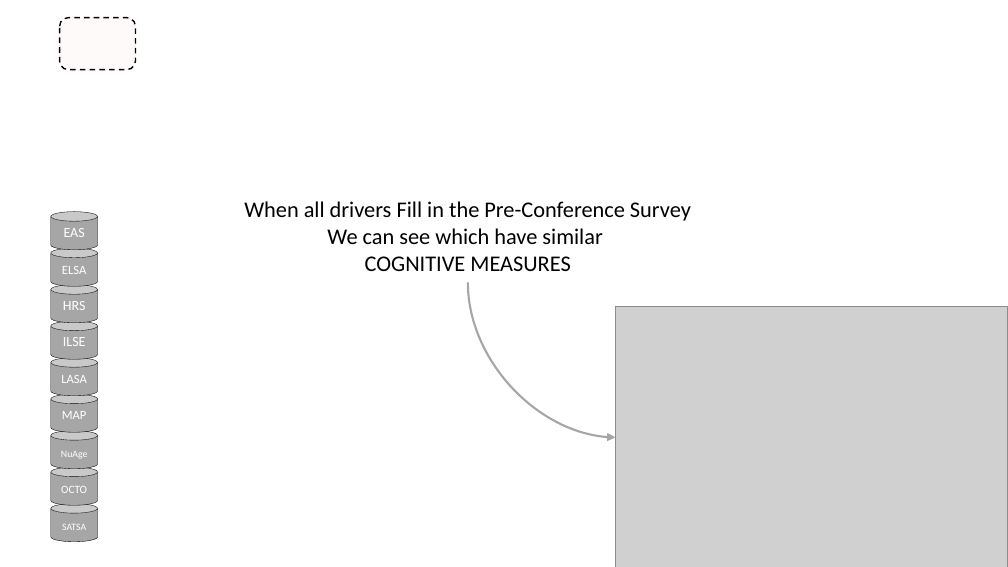
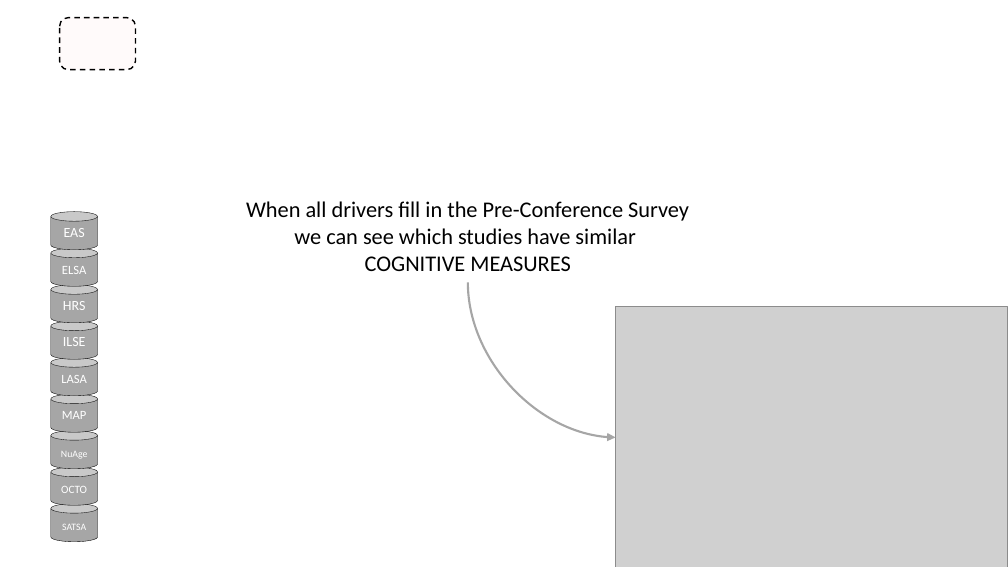
Before and after one commit to IALSA/IALSA-2015-Portland, a slide deck: slide 18 of pubs/2016-talks/2016-06-09-cpa/ppt/koval-etal-2016-06-10-cpa.pptx (slide 17 before the commit). Drawn at 1008x567 pixels with LibreOffice and Linux fonts; fonts in the diff are those of the drawing; grey boxes stand for pictures; background and template pictures are left out. Boxes give left, top, right and bottom in pixels: in the first picture for what was removed or moved away, otherwise in the second. Text is boxed around its words. In the diff, an @@ line names an element or a change of style, - is before the commit and + after.

```diff
--- a/pubs/2016-talks/2016-06-09-cpa/ppt/koval-etal-2016-06-10-cpa.pptx
+++ b/pubs/2016-talks/2016-06-09-cpa/ppt/koval-etal-2016-06-10-cpa.pptx
@@ text at bbox=[246, 201, 689, 244]: text changed @@
-When all drivers Fill in the Pre-Conference Survey
-We can see which have similar
+When all drivers fill in the Pre-Conference Survey
+we can see which studies have similar
```
Also in this commit, not shown: 21 other slides changed, 2 slides added, 1 slide removed, 1 other file.
